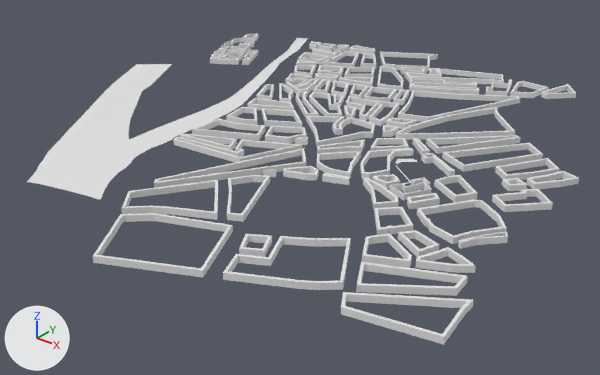
The glTF model public/models/buildings/scene.glb, before and after one commit.
Camera for both pictures: a camera (50 mm lens) standing at (1762.0, -2258.0, 1128.0) and looking at (61.0, -132.0, -190.0). Lighting does not change. The marker at lower left points along +X, +Y and +Z. The older version comes first. Where no turn or scale is listed for an object, it has been applied to the vertices.

Script lines for the objects in view, before the commit:
```python
me_plane_002 = bpy.data.meshes.new('Plane.002')
me_plane_002.from_pydata(...)  # 159 vertices, 228 faces; spans x -1053.0..-110.0, y -945.0..901.0, z 0.0
me_shapes_001 = bpy.data.meshes.new('shapes.001')
me_shapes_001.from_pydata(...)  # 2180 vertices, 4850 faces; spans x -950.0..1061.0, y -1129.0..1009.0, z -21.0..21.0
me_shapes_005 = bpy.data.meshes.new('shapes.005')
me_shapes_005.from_pydata(...)  # 72 vertices, 160 faces; spans x 537.8..650.9, y -313.0..-170.2, z 0.0..20.7
ob_all_shapes = bpy.data.objects.new('all shapes', me_shapes_001)
ob_all_shapes.location = (0.0, 0.0, 0.0)
ob_all_shapes_002 = bpy.data.objects.new('all shapes.002', me_shapes_005)
ob_all_shapes_002.location = (0.0, 0.0, 0.0)
ob_la_seine = bpy.data.objects.new('la-seine', me_plane_002)
ob_la_seine.location = (0.0, 0.0, 0.0)
# also in view: 'all shapes.006' at (918.0, -397.0, 10.0)
```
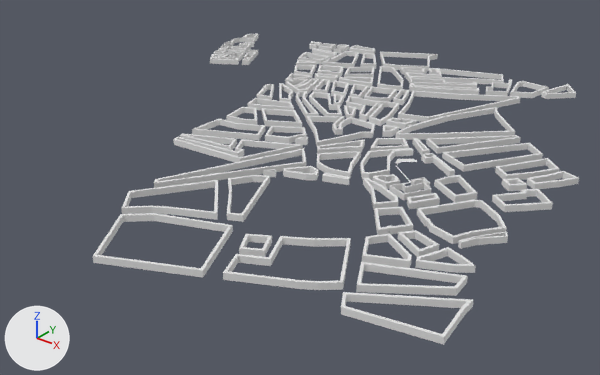
Commit message: feat: simple map displacement for the terrain (seine)

Pixel boxes [x1, y1, x2, y2] of what changed, in the pictures (600 x 375 px):
```json
{"object": "la-seine", "change": "deleted", "before": [27, 38, 308, 200]}
```

The change, as JSON lines over the scene's bpy script:
```json
{"op": "remove", "block": "ob_la_seine", "code": ["ob_la_seine = bpy.data.objects.new('la-seine', me_plane_002)", "ob_la_seine.location = (0.0, 0.0, 0.0)"]}
```
